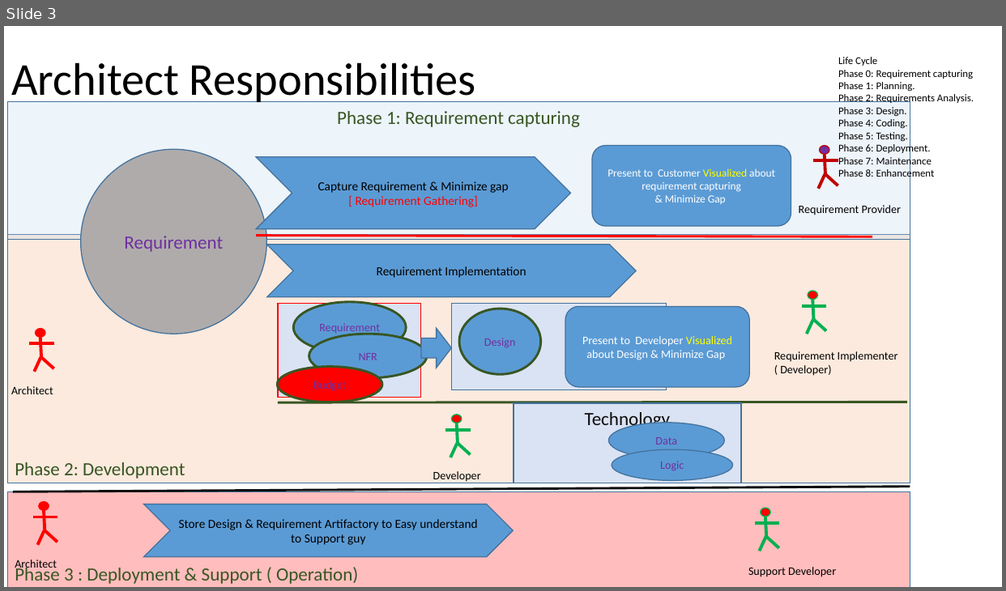
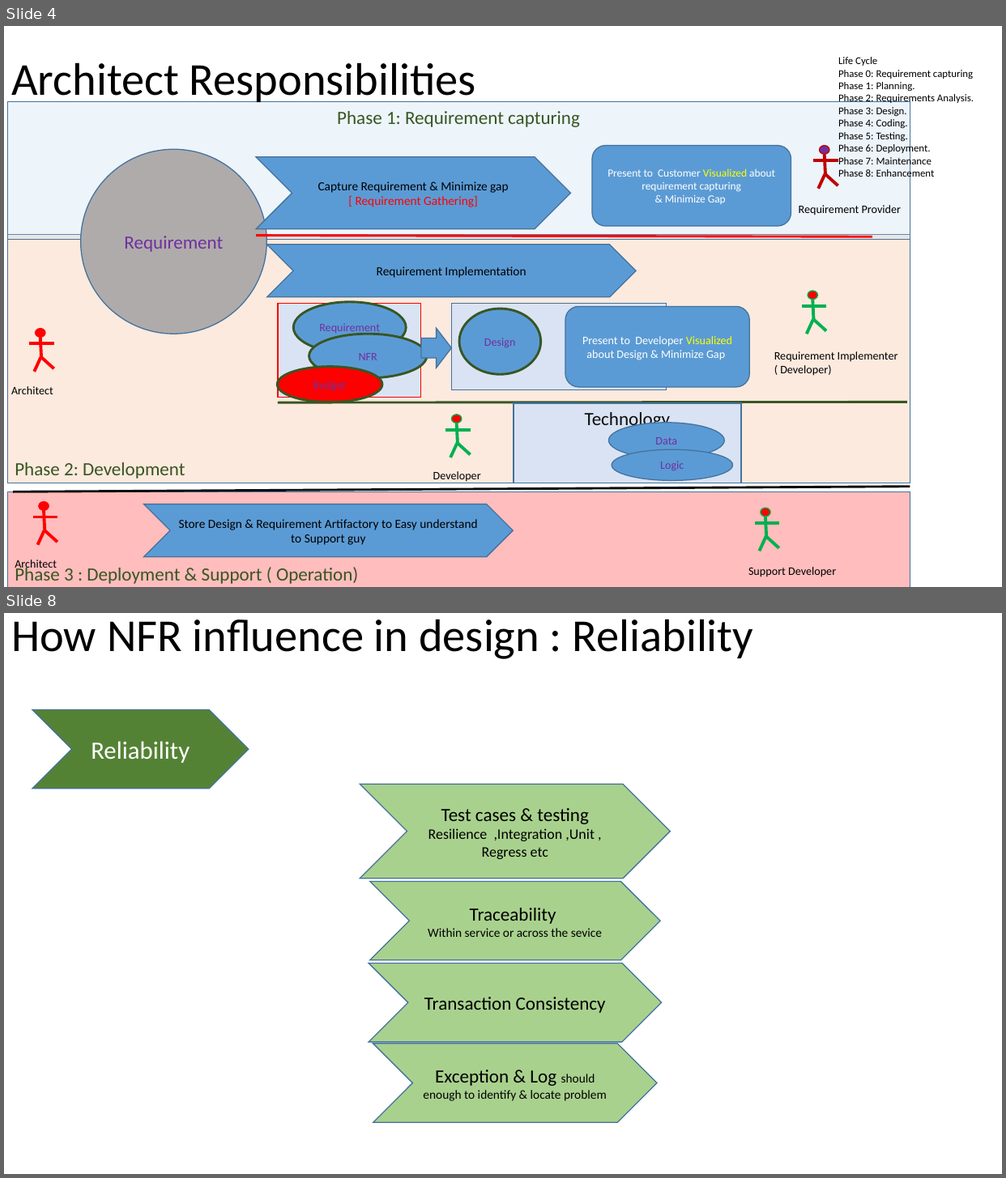
Before and after one commit to singhsiddh/sai, a slide deck: interview/Architecture.pptx. Shown one above the other, each under a label of ours: slide 3 before the commit, slides 4 and 8 after it; the slides between them are not shown. The pictures are 1006x591 and 1006x1178 pixels, drawn with LibreOffice and Linux fonts; fonts in the diff are those of the drawing. Boxes give left, top, right and bottom in pixels: in the first picture for what was removed or moved away, otherwise in the second. Text is boxed around its words. In the diff, an @@ line names an element or a change of style, - is before the commit and + after.

```diff
--- a/interview/Architecture.pptx
+++ b/interview/Architecture.pptx
@@ slide 8 added at box(4, 613, 1002, 1174), background #FFFFFF @@
@@ title added at box(11, 619, 753, 659), 44 pt, text #000000 @@
+How NFR influence in design : Reliability
@@ chevron added at box(32, 709, 249, 788), fill #548235, outline #43739E 1 pt, 24 pt, text #FFFFFF @@
+Reliability
@@ chevron added at box(360, 785, 671, 879), fill #A9D18E, outline #43739E 1 pt, 14 pt, text #000000 @@
+Test cases & testing
+Resilience ,Integration ,Unit , Regress etc
@@ chevron added at box(370, 882, 661, 960), fill #A9D18E, outline #43739E 1 pt, 12 pt, text #000000 @@
+Traceability
+Within service or across the sevice
@@ chevron added at box(368, 964, 661, 1042), fill #A9D18E, outline #43739E 1 pt, 18 pt, text #000000 @@
+Transaction Consistency
@@ chevron added at box(373, 1044, 657, 1122), fill #A9D18E, outline #43739E 1 pt, 12 pt, text #000000 @@
+Exception & Log should enough to identify & locate problem
@@ what was slide 3 is now slide 4 @@
```
Also in this commit, not shown: 3 slides changed, 8 other slides added.
